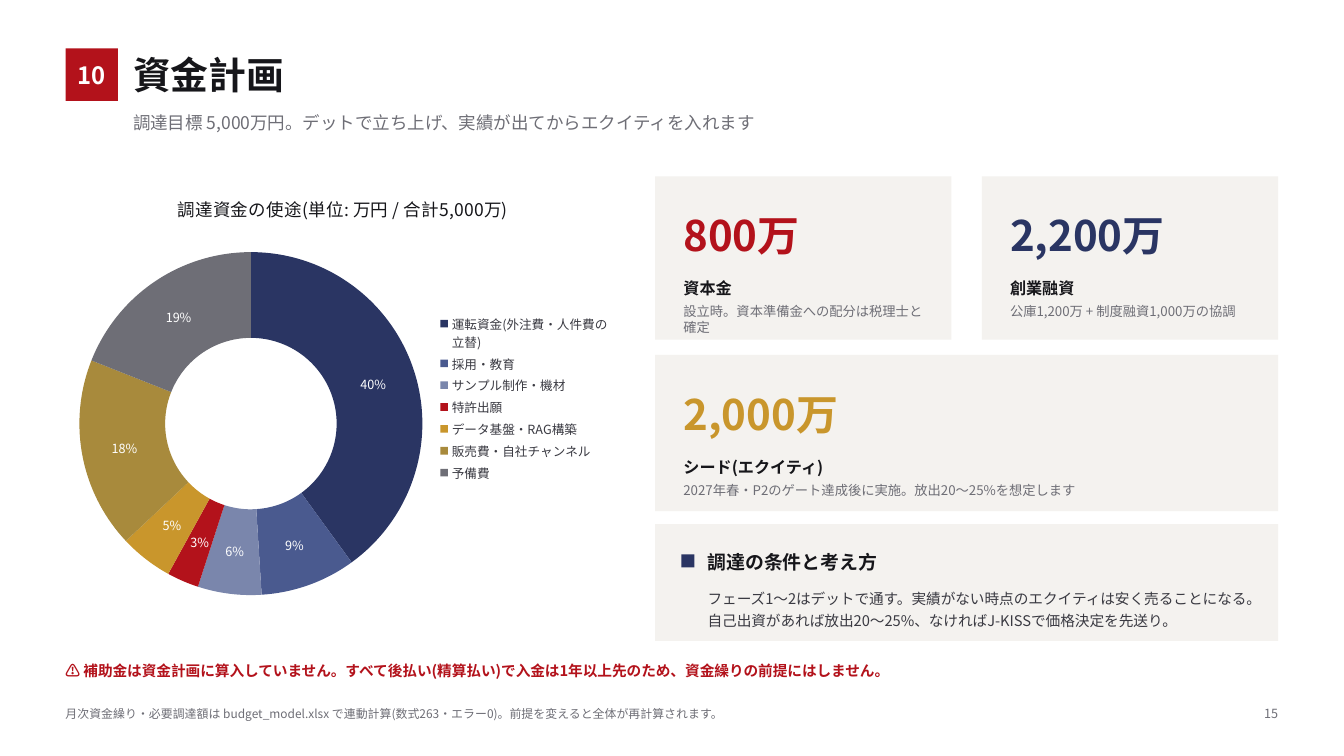
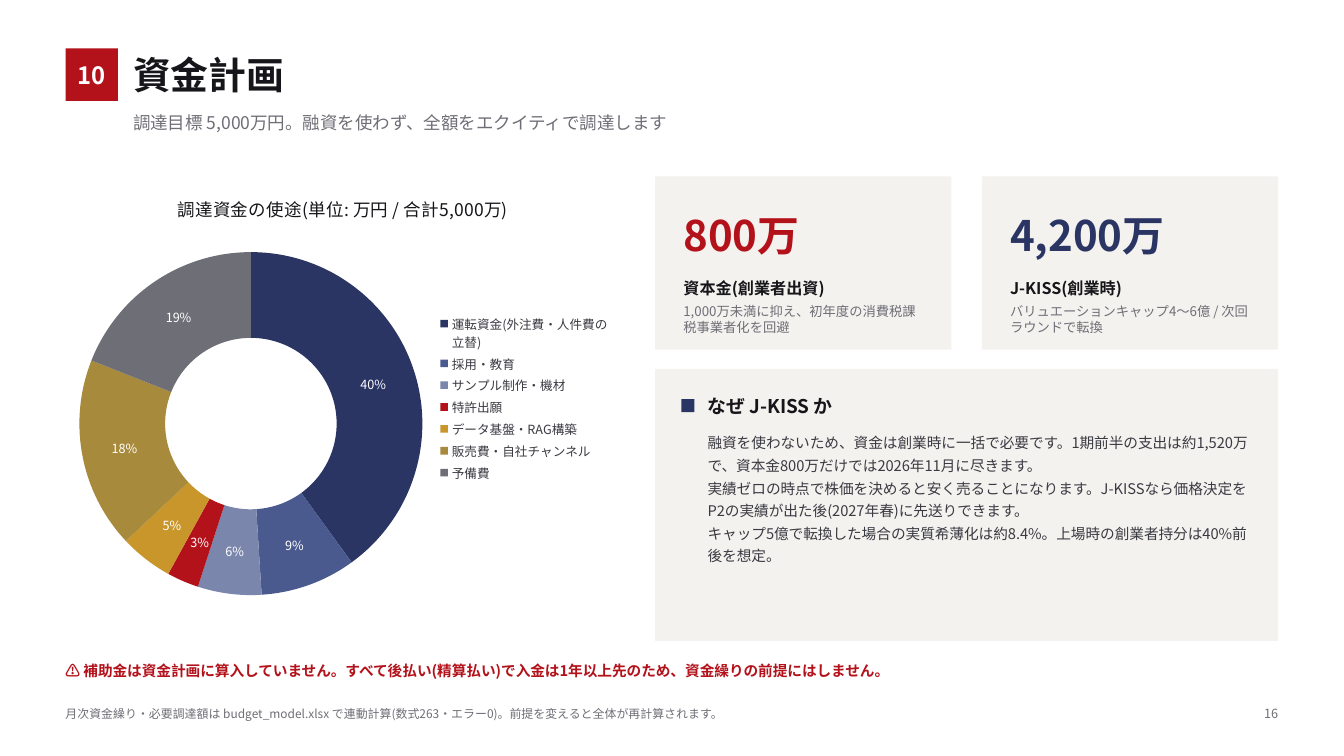
Before and after one commit to bpn333333/test, a slide deck: slide 17 of 投資家向け企画書.pptx (slide 16 before the commit). Drawn at 1344x756 pixels with LibreOffice and Linux fonts; fonts in the diff are those of the drawing. Boxes give left, top, right and bottom in pixels: in the first picture for what was removed or moved away, otherwise in the second. Text is boxed around its words. In the diff, an @@ line names an element or a change of style, - is before the commit and + after.

```diff
--- a/投資家向け企画書.pptx
+++ b/投資家向け企画書.pptx
@@ text at <box>133,114,667,132</box>: text changed @@
-調達目標 5,000万円。デットで立ち上げ、実績が出てからエクイティを入れます
+調達目標 5,000万円。融資を使わず、全額をエクイティで調達します
@@ rectangle: place and size @@
-rectangle at <box>655,176,952,340</box>
+rectangle at <box>655,176,952,350</box>
@@ rectangle: place and size @@
-rectangle at <box>982,176,1278,340</box>
+rectangle at <box>982,176,1278,350</box>
@@ text at <box>1010,218,1165,260</box>: text changed @@
-2,200万
+4,200万
@@ text at <box>683,280,824,297</box>: text changed @@
-資本金
+資本金(創業者出資)
@@ text at <box>1010,280,1122,297</box>: text changed @@
-創業融資
+J-KISS(創業時)
@@ text at <box>683,305,915,333</box>: text changed @@
-設立時。資本準備金への配分は税理士と確定
+1,000万未満に抑え、初年度の消費税課税事業者化を回避
@@ text at <box>1010,305,1248,333</box>: text changed @@
-公庫1,200万 + 制度融資1,000万の協調
+バリュエーションキャップ4〜6億 / 次回ラウンドで転換
@@ rectangle: place and size @@
-rectangle at <box>655,355,1278,511</box>
+rectangle at <box>655,369,1278,641</box>
@@ rectangle: place and size @@
-rectangle at <box>682,555,695,568</box>
+rectangle at <box>682,399,695,412</box>
@@ text removed at <box>683,397,838,439</box> @@
-2,000万
@@ text at <box>708,397,833,414</box>: text changed; size 11.5 to 13.5 pt @@
-シード(エクイティ)
+なぜ J-KISS か
@@ text at <box>708,435,1248,562</box>: text changed; size 9.5 to 10.5 pt; text colour #6E6E76 to #3A3A42 @@
-2027年春・P2のゲート達成後に実施。放出20〜25%を想定します
+融資を使わないため、資金は創業時に一括で必要です。1期前半の支出は約1,520万で、資本金800万だけでは2026年11月に尽きます。
+実績ゼロの時点で株価を決めると安く売ることになります。J-KISSなら価格決定をP2の実績が出た後(2027年春)に先送りできます。
+キャップ5億で転換した場合の実質希薄化は約8.4%。上場時の創業者持分は40%前後を想定。
@@ rectangle removed at <box>655,524,1278,641</box> @@
@@ text removed at <box>708,553,877,571</box> @@
-調達の条件と考え方
@@ text removed at <box>708,591,1262,627</box> @@
-フェーズ1〜2はデットで通す。実績がない時点のエクイティは安く売ることになる。
-自己出資があれば放出20〜25%、なければJ-KISSで価格決定を先送り。
@@ text at <box>1264,708,1278,718</box>: text changed @@
-15
+16
```
Also in this commit, not shown: 11 other slides changed, 1 slide added.
